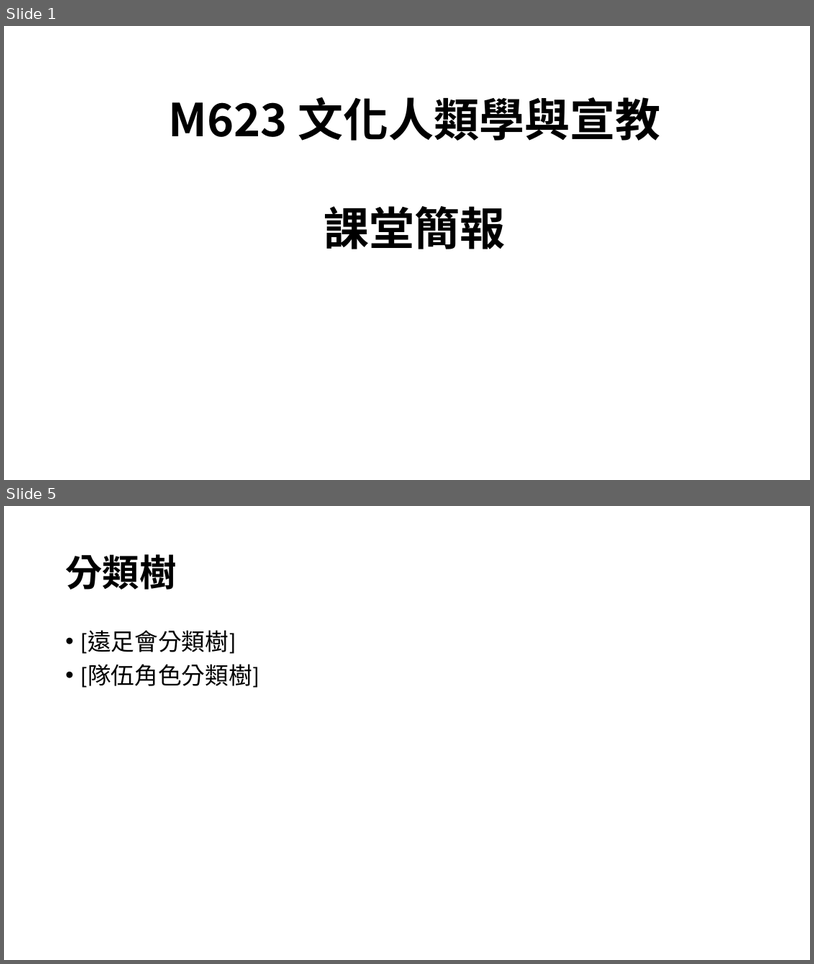
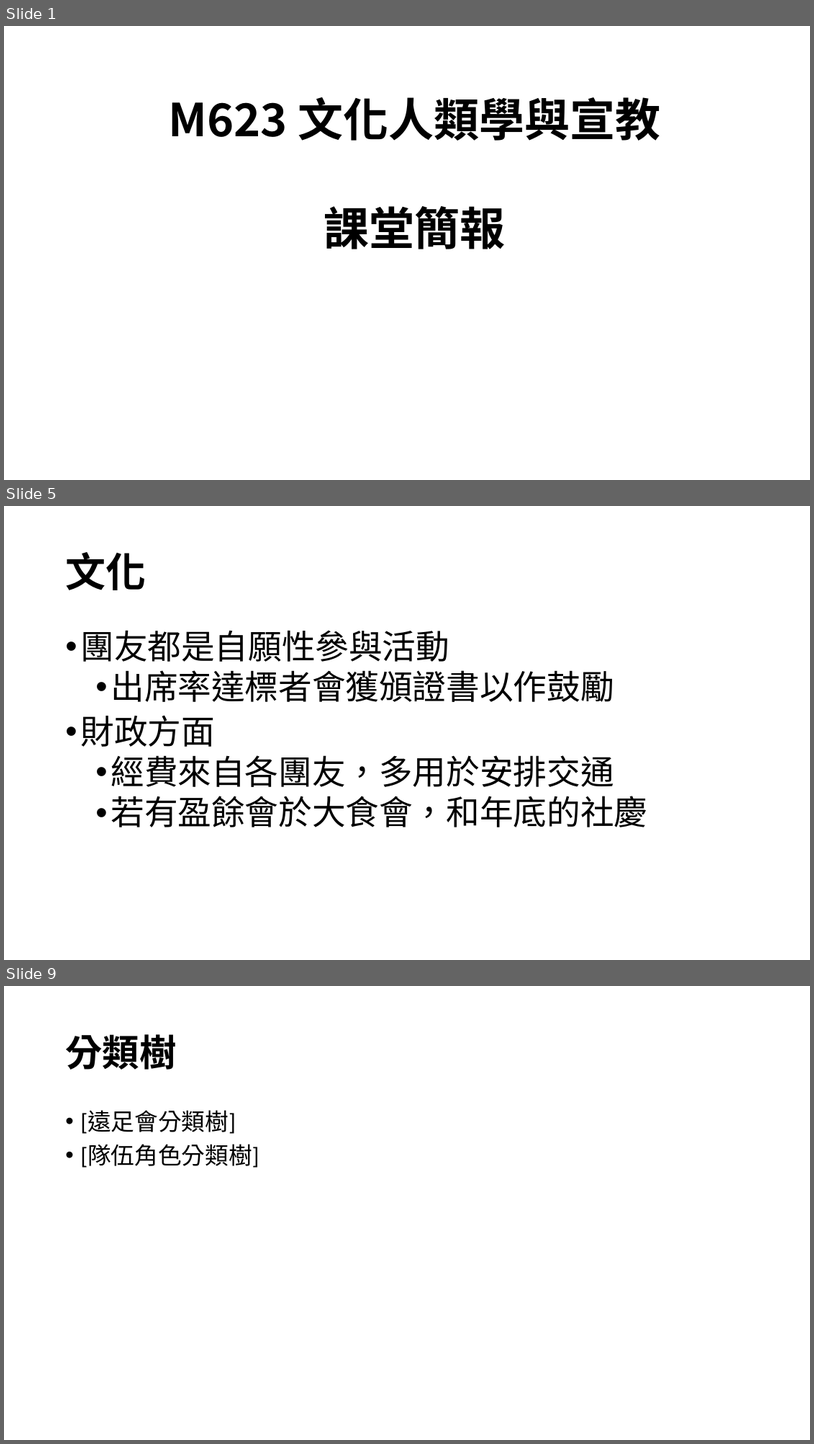
Before and after one commit to pangyan/ridiculands-java, a slide deck: docs/m623/M623 Presentation - Py.pptx. Shown one above the other, each under a label of ours: slides 1 and 5 before the commit, slides 1, 5 and 9 after it; the slides between them are not shown. The pictures are 814x964 and 814x1444 pixels, drawn with LibreOffice and Linux fonts; fonts in the diff are those of the drawing; background and template pictures are left out. Boxes give left, top, right and bottom in pixels: in the first picture for what was removed or moved away, otherwise in the second. Text is boxed around its words. In the diff, an @@ line names an element or a change of style, - is before the commit and + after.

```diff
--- a/docs/m623/M623 Presentation - Py.pptx
+++ b/docs/m623/M623 Presentation - Py.pptx
@@ slide 5 added at [4, 506, 810, 960], background picture (left out) @@
@@ title added at [65, 552, 146, 590], 48 pt, text #000000, bold @@
+文化
@@ text added at [80, 630, 648, 827], 40 pt, text #000000 @@
+• 團友都是自願性參與活動
+  • 出席率達標者會獲頒證書以作鼓勵
+• 財政方面
+  • 經費來自各團友，多用於安排交通
+  • 若有盈餘會於大食會，和年底的社慶
@@ what was slide 5 is now slide 9 @@
```
Also in this commit, not shown: 4 slides changed, 5 other slides added, 1 slide removed.
